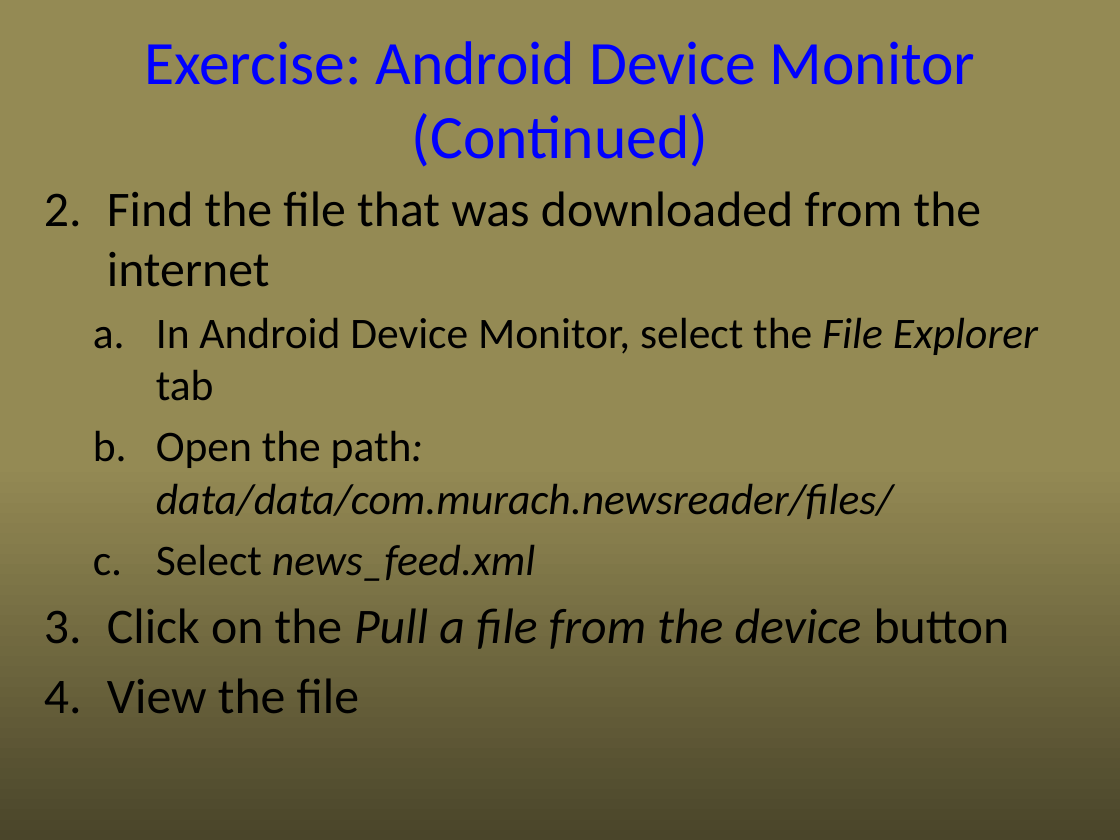
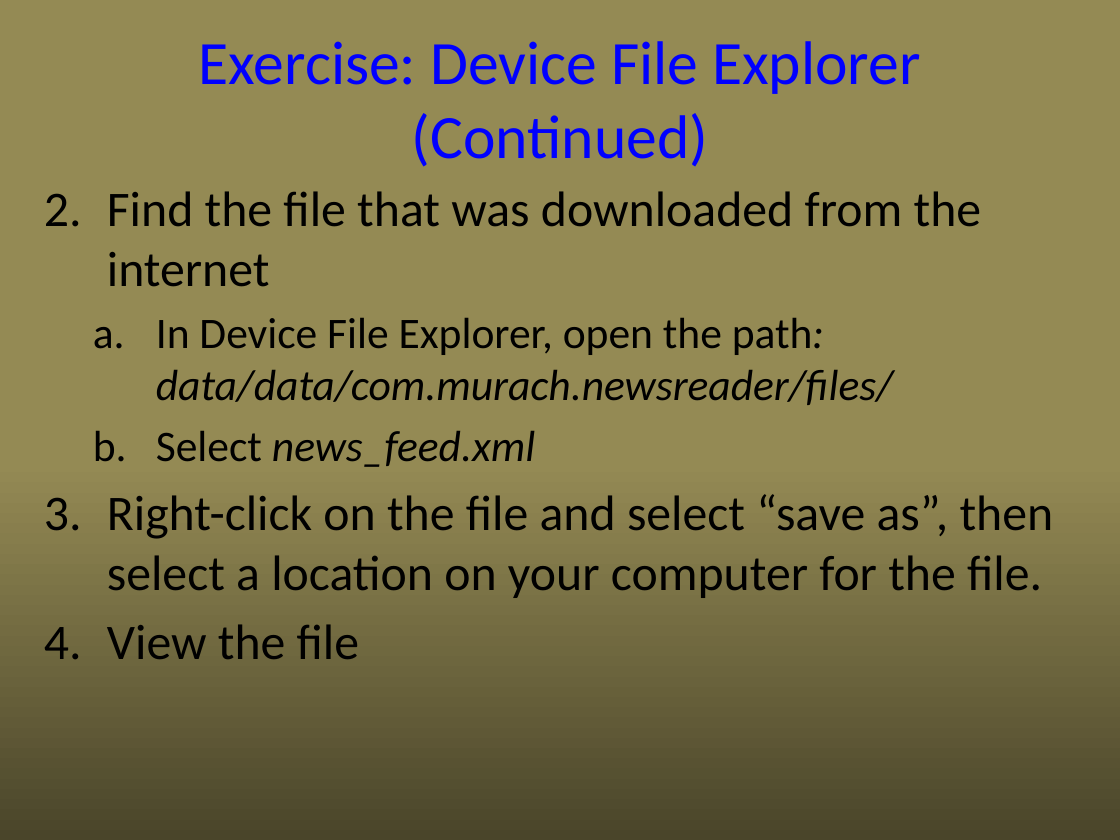
Before and after one commit to UO-CIS/CIS399Android-CourseMaterials, a slide deck: slide 15 of NotesAndSlides/CIS399Wk3Day1-HandlingData.pptx. Drawn at 1120x840 pixels with LibreOffice and Linux fonts; fonts in the diff are those of the drawing. Boxes give left, top, right and bottom in pixels: in the first picture for what was removed or moved away, otherwise in the second. Text is boxed around its words. In the diff, an @@ line names an element or a change of style, - is before the commit and + after.

```diff
--- a/NotesAndSlides/CIS399Wk3Day1-HandlingData.pptx
+++ b/NotesAndSlides/CIS399Wk3Day1-HandlingData.pptx
@@ title at <box>199,41,920,167</box>: text changed @@
-Exercise: Android Device Monitor
-(Continued)
+Exercise: Device File Explorer
+(Continued)
@@ text at <box>156,318,893,405</box>: text changed @@
-  a. In Android Device Monitor, select the File Explorer tab
-  b. Open the path: data/data/com.murach.newsreader/files/
+  a. In Device File Explorer, open the path: data/data/com.murach.newsreader/files/
@@ text at <box>107,494,1054,598</box>: text changed; italic off @@
-3. Click on the Pull a file from the device button
+3. Right-click on the file and select “save as”, then select a location on your computer for the file.
```
Also in this commit, not shown: 5 other slides changed, 5 other files.
